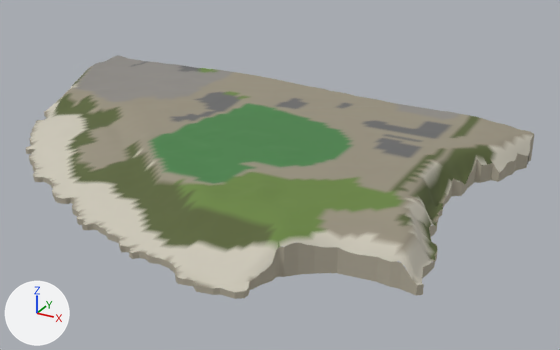
What one commit did to the glTF model gibraltar/data/build/tiles/T_E0_S5/terrain.glb.
Rendered twice from a 50 mm lens placed at (620.0, -217.0, 282.0), pointed at (309.0, 350.0, -2.0). Lighting does not change. The marker at lower left points along +X, +Y and +Z. The first picture is the older version. Vertices at exactly the same position are counted once.

The scene before the commit, as lines of its bpy script (objects in view):
```python
me_t_e0_s5_terrain = bpy.data.meshes.new('T_E0_S5_terrain')
me_t_e0_s5_terrain.from_pydata(...)  # 6348 vertices, 11743 faces; spans x 0.0..500.0, y 153.0..500.0, z -4.0..37.0
# faces by material slot: [11211, 532]
me_t_e0_s5_terrain.materials.append(mat_m_terrain)
me_t_e0_s5_terrain.materials.append(mat_m_cliff)
ob_t_e0_s5_terrain = bpy.data.objects.new('T_E0_S5_terrain', me_t_e0_s5_terrain)
ob_t_e0_s5_terrain.location = (0.0, 0.0, 0.0)
```
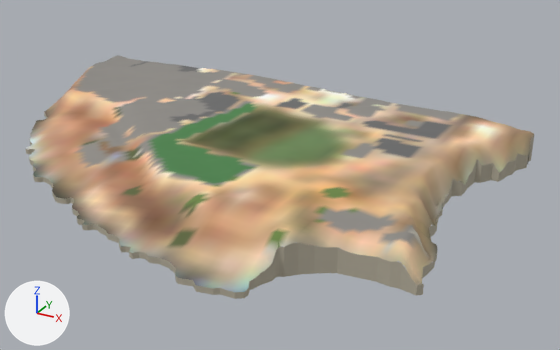
Changed parts and their boxes (x1, y1, x2, y2) in the pictures (560 x 350 px):
part 1 of me_t_e0_s5_terrain, recoloured
    both: (26, 66, 534, 292)

Patch to the scene script:
```diff
--- a/gibraltar/data/build/tiles/T_E0_S5/terrain.glb.py
+++ b/gibraltar/data/build/tiles/T_E0_S5/terrain.glb.py
@@ me_t_e0_s5_terrain @@
 me_t_e0_s5_terrain.from_pydata(...)  # 6348 vertices, 11743 faces; spans x 0.0..500.0, y 153.0..500.0, z -4.0..37.0
 # used by ob_t_e0_s5_terrain; location = (0.0, 0.0, 0.0)
+# me_t_e0_s5_terrain part 1: 9058 faces centred in x 0.0..500.0, y 154.0..500.0, z 1.0..37.0 are repainted in the vertex colours, in many colours
 me_t_e0_s5_terrain.materials.append(mat_m_terrain)
```
